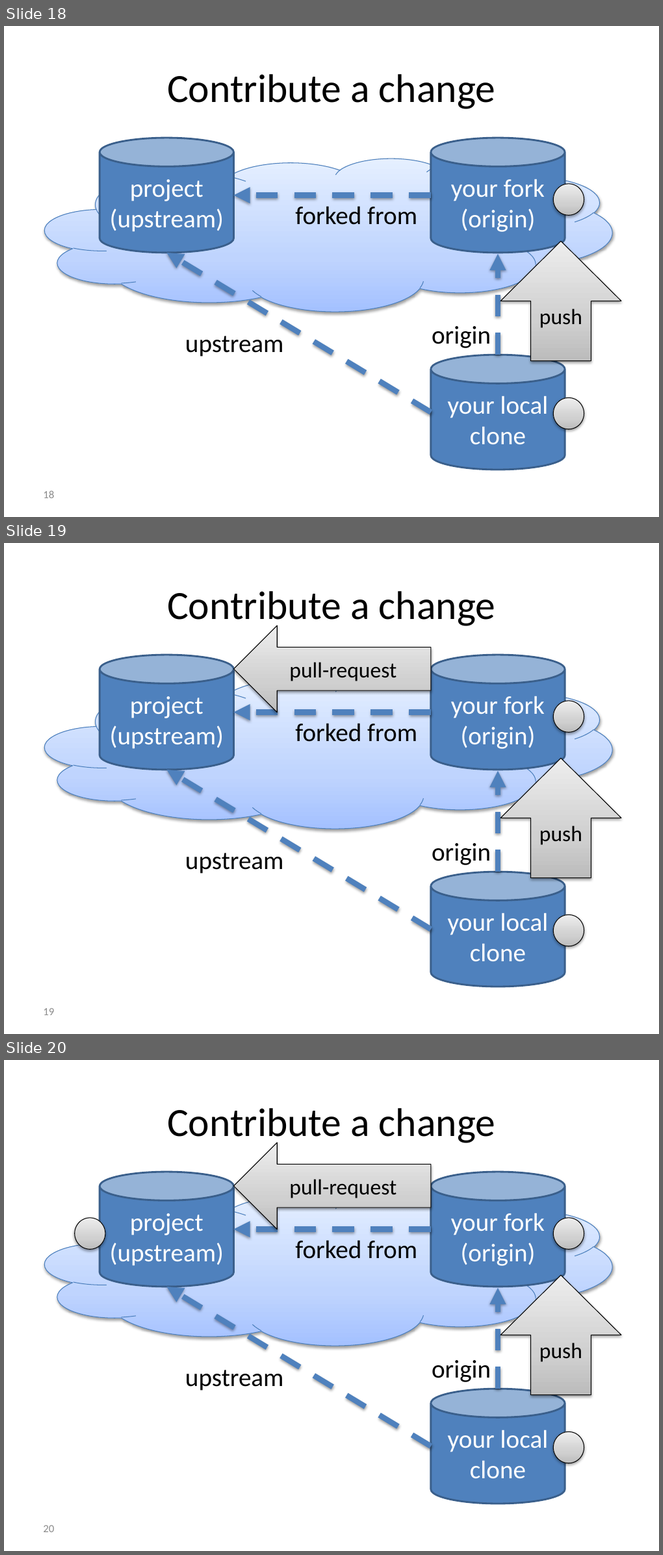
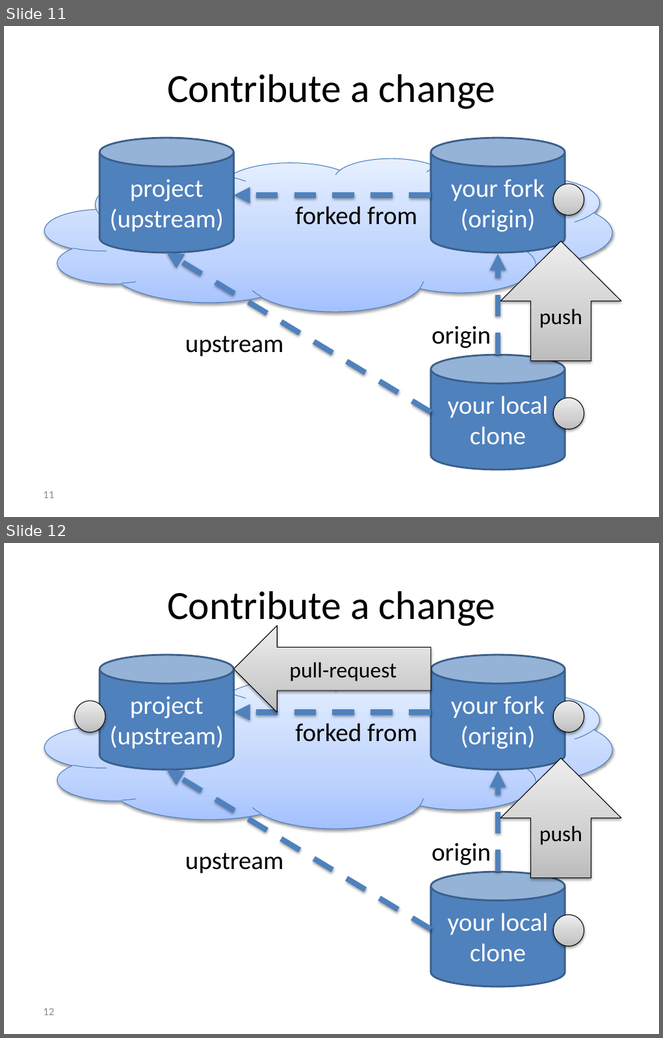
Before and after one commit to foss2serve/github-workflow-activity, a slide deck: activity/presentation.pptx. Shown one above the other, each under a label of ours: slides 18, 19 and 20 before the commit, slides 11 and 12 after it. The pictures are 663x1555 and 663x1038 pixels, drawn with LibreOffice and Linux fonts; fonts in the diff are those of the drawing; background and template pictures are left out. Boxes give left, top, right and bottom in pixels: in the first picture for what was removed or moved away, otherwise in the second. Text is boxed around its words. In the diff, an @@ line names an element or a change of style, - is before the commit and + after.

```diff
--- a/activity/presentation.pptx
+++ b/activity/presentation.pptx
@@ slide 19 removed at bbox=[4, 543, 659, 1034], background #FFFFFF @@
@@ title removed at bbox=[167, 591, 495, 629] @@
-Contribute a change
@@ left arrow removed at bbox=[234, 626, 431, 712] @@
-pull-request
@@ cylinder removed at bbox=[100, 655, 234, 770] @@
-project
-(upstream)
@@ cylinder removed at bbox=[431, 655, 566, 770] @@
-your fork
-(origin)
@@ cloud removed at bbox=[44, 676, 612, 828] @@
@@ arrow removed from (431, 712) to (234, 712) @@
@@ ellipse removed at bbox=[554, 701, 584, 732] @@
@@ text removed at bbox=[295, 723, 417, 742] @@
-forked from
@@ arrow removed from (431, 930) to (166, 770) @@
@@ arrow removed from (498, 872) to (498, 771) @@
@@ up arrow removed at bbox=[501, 759, 622, 878] @@
-push
@@ text removed at bbox=[185, 853, 284, 874] @@
-upstream
@@ text removed at bbox=[432, 843, 491, 865] @@
-origin
@@ cylinder removed at bbox=[431, 872, 566, 986] @@
-your local clone
@@ ellipse removed at bbox=[554, 915, 584, 947] @@
@@ page number removed at bbox=[43, 1008, 54, 1016] @@
-19
@@ what was slide 18 is now slide 11 @@
@@ page number at bbox=[43, 491, 54, 499]: text changed @@
-18
+11
@@ what was slide 20 is now slide 12 @@
@@ page number at bbox=[43, 1008, 54, 1016]: text changed @@
-20
+12
```
Also in this commit, not shown: 11 slides changed, 10 other slides removed.
